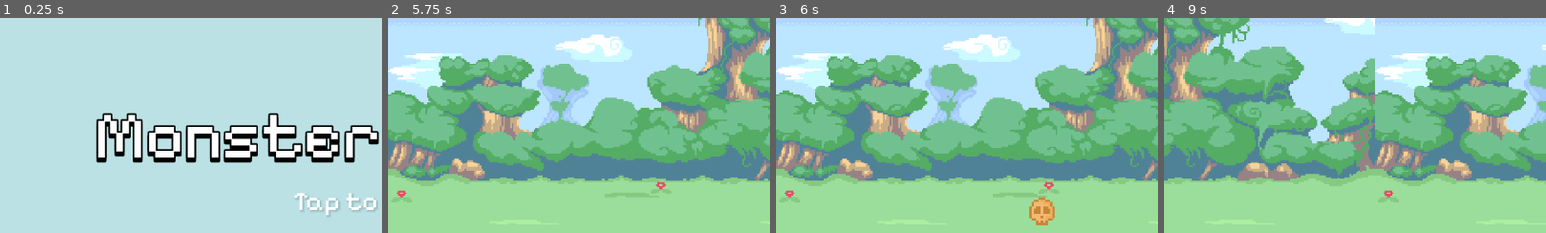
Above: before the commit, frames 1-4 (left to right).
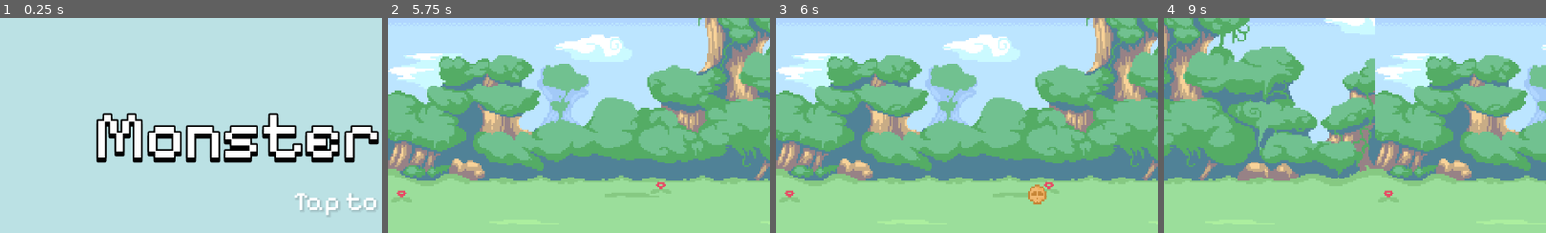
Above: after the commit, the same moments.

Repository: verstraate/monster-daycare
Game: Godot game, scene res://_Scenes/MainMenu/main_menu.tscn
The game is run twice, just before and just after one commit, with the same random seed, the same clock (stepped at 60 frames per second) and the same inputs.
Inputs (mouse positions are % of the whole screen's width and height, from its top left):
- Up to frame 1 (0.25 s): no input
- Up to frame 2 (5.75 s): click (50, 50) at 0.5 s; click "Gnome" at 1.25 s; click "Salamander" at 2 s; click "Sylph" at 2.75 s; click "Undine" at 3.5 s; click "enclosure" at 4.25 s; click "enclosure" at 5 s
- Up to frame 3 (6 s): click "Gnome" at 5.75 s
- Up to frame 4 (9 s): click "Salamander" at 6.5 s; click "Sylph" at 7.25 s; click "Undine" at 8 s; click "enclosure" at 8.75 s
The pictures show only the part of the screen within x 0-50%, y 23-73%; the shares and areas given below are measured in that part.

Frames 1-2 are identical in both runs. In frame 3, 1.0% of the frame differs, in the area x 66-73%, y 77-97%; in frame 4, nothing differs.

Commit message:
fix: Updated save game for new monster spawning

Diff:
--- a/Scripts/SaveGame.gd
+++ b/Scripts/SaveGame.gd
@@ -6,6 +6,7 @@
 	"path",
 	"pos_x",
 	"pos_y",
+	"scale",
 	"_save_time"
 ]
 
@@ -94,6 +95,7 @@
 		var new_monster: Monster = MONSTER.instantiate()
 		new_object.add_child(new_monster)
 		new_monster.position = Vector2(monster["pos_x"], monster["pos_y"])
+		new_monster.scale = Vector2.ONE * monster["scale"]
 		new_monster.monster_data = load(monster["monster_data"]) as BaseMonster
 		monsters_to_add.append(new_monster)
 
--- a/_Scenes/Enclosure/enclosure.gd
+++ b/_Scenes/Enclosure/enclosure.gd
@@ -35,7 +35,9 @@
 		return false
 
 	_monster_parent.add_child(new_monster)
-	new_monster.set_position(Vector2(Utils.rng.randf_range(100, size.x - 100), 4.0 / 7.0 * size.y), true)
+	var pos_y: float =  4.0 / 7.0 * size.y + 100
+	new_monster.set_position(Vector2(Utils.rng.randf_range(100, size.x - 100), Utils.rng.randf_range(pos_y - 150, pos_y)), true)
+	new_monster.scale = Vector2.ONE * (new_monster.position.y / pos_y)
 	monsters.append(new_monster)
 
 	_update_capacity()
@@ -52,6 +54,7 @@
 			"monster_data": monster.monster_data.resource_path,
 			"pos_x": monster.position.x,
 			"pos_y": monster.position.y,
+			"scale": monster.scale.x,
 		})
 
 	return {
--- a/_Scenes/Game/game.gd
+++ b/_Scenes/Game/game.gd
@@ -32,6 +32,7 @@
 
 	_ui_manager.toggle_loading(false)
 
+	_save_game_timer.start()
 	get_tree().paused = false
 
 func _on_save_game_timeout() -> void:
--- a/_Scenes/Game/game.tscn
+++ b/_Scenes/Game/game.tscn
@@ -16,6 +16,5 @@
 [node name="SaveGame" type="Timer" parent="."]
 wait_time = 10.0
 one_shot = true
-autostart = true
 
 [connection signal="timeout" from="SaveGame" to="." method="_on_save_game_timeout"]
